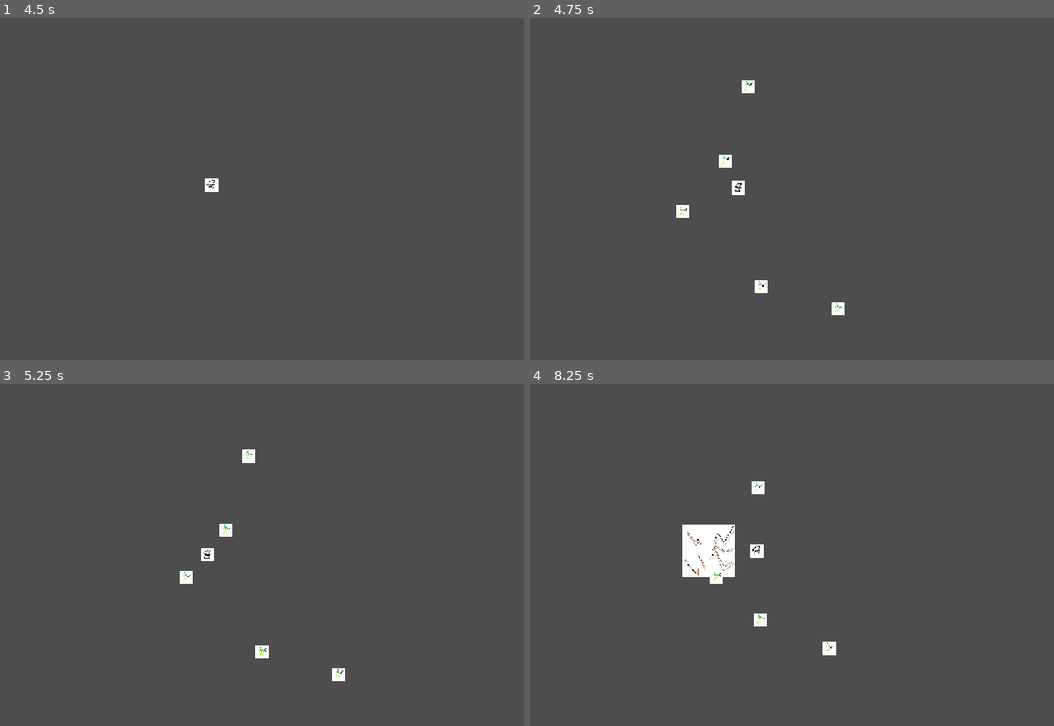
Above: before the commit, frames 1-4 (two rows, left to right).
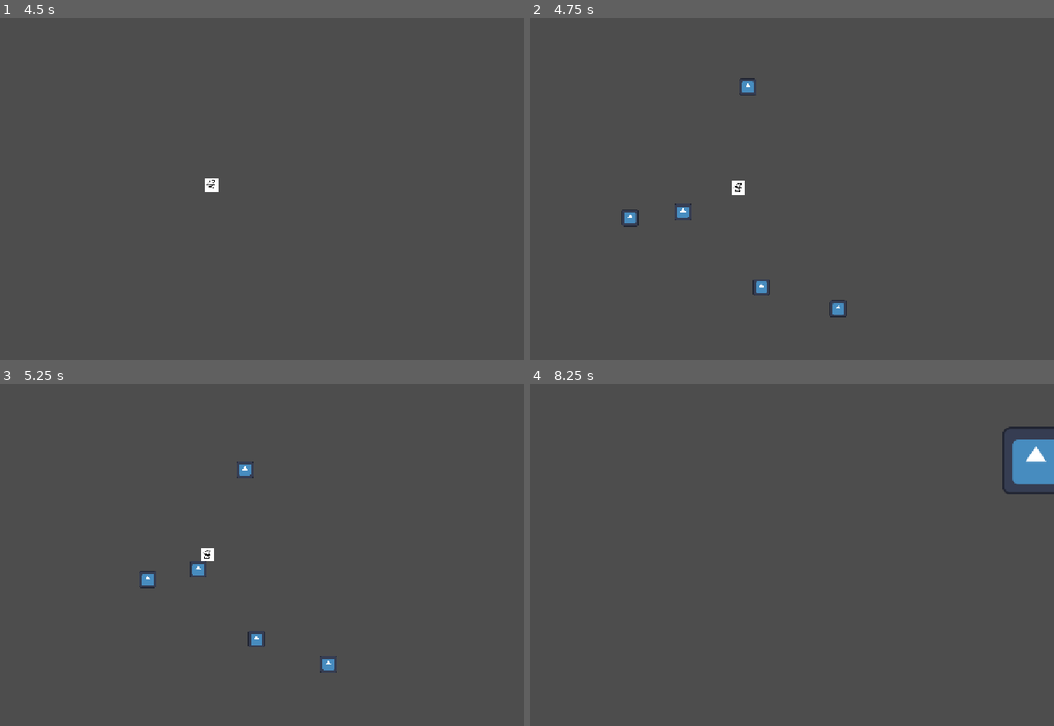
Above: after the commit, the same moments.

Repository: flowerFawn/XP-Based-Leveling
Game: Godot game, scene res://scenes/world.tscn
Two runs of this game, one before a commit and one after it. Both use one fixed random seed, a clock stepped at 60 frames per second and the inputs below. The engine's default icon, where the game draws it, is replaced by a stand-in: a white triangle on a blue panel in a dark square.
Inputs:
- Up to frame 1 (4.5 s): click "Learn" at 0.5 s; tap Enter at 1.25 s; hold D (player_right) 1.28-2.03 s; hold S (player_down) 2.03-2.78 s; hold D (player_right) 2.78-3.53 s; hold W (player_up) 3.53-4.28 s; hold A (player_left) from 4.28 s (still down)
- Up to frame 2 (4.75 s): keep holding A (player_left)
- Up to frame 3 (5.25 s): keep holding A (player_left)
- Up to frame 4 (8.25 s): release A (player_left) at 5.78 s; hold S (player_down) 5.78-6.53 s; hold D (player_right) 6.53-7.28 s; hold W (player_up) 7.28-8.03 s; hold D (player_right) from 8.03 s (still down)

Frame 1 is identical in both runs. In frame 2, 0.6% of the frame differs, in the area x 17-61%, y 17-88%; in frame 3, 0.9%; in frame 4, 3.2%, in the area x 29-100%, y 12-80%.

Commit message:
extra enemy customisability, with the ability to change scripts
also added bomber goblin to test this. right now it just starts off diving. I kinda like the idea of them being constantly bombarding you

Diff:
--- /dev/null
+++ b/resources/enemy types/bomber_goblin.tres
@@ -0,0 +1,21 @@
+[gd_resource type="Resource" script_class="EnemyType" load_steps=6 format=3 uid="uid://c6qqqoynid1fh"]
+
+[ext_resource type="Script" uid="uid://58cfsa1tna1q" path="res://scripts/resources/base resources/enemy_type.gd" id="1_1anod"]
+[ext_resource type="Resource" uid="uid://cj6251nhvsiy8" path="res://resources/movement types/straight_enemy_movement.tres" id="1_vxydo"]
+[ext_resource type="Texture2D" uid="uid://dc1k28qljxgix" path="res://icon.svg" id="3_vxydo"]
+[ext_resource type="Script" uid="uid://bdiusejrixhwa" path="res://scripts/enemy scripts/e_script_bomber.gd" id="4_vxydo"]
+
+[sub_resource type="CircleShape2D" id="CircleShape2D_nwiga"]
+radius = 50.0
+
+[resource]
+script = ExtResource("1_1anod")
+movement_type = ExtResource("1_vxydo")
+speed = 750.0
+contact_damage = 100.0
+xp_reward = 0.1
+base_health = 5.0
+collision = SubResource("CircleShape2D_nwiga")
+sprite = ExtResource("3_vxydo")
+unique_script = ExtResource("4_vxydo")
+metadata/_custom_type_script = "uid://58cfsa1tna1q"
--- /dev/null
+++ b/resources/movement types/bomber_enemy_movement.tres
@@ -0,0 +1,7 @@
+[gd_resource type="Resource" script_class="EnemyMovementBomber" load_steps=2 format=3 uid="uid://boghcrttgnp6l"]
+
+[ext_resource type="Script" uid="uid://cpy1fruup6071" path="res://scripts/resources/inherited resources/enemy movement types/e_movement_bomber.gd" id="1_5pxsw"]
+
+[resource]
+script = ExtResource("1_5pxsw")
+metadata/_custom_type_script = "uid://cpy1fruup6071"
--- a/scenes/enemy.tscn
+++ b/scenes/enemy.tscn
@@ -1,16 +1,14 @@
 [gd_scene load_steps=4 format=3 uid="uid://kpbomqm3o7r0"]
 
-[ext_resource type="Script" uid="uid://dde8uqg54ddvd" path="res://scripts/enemy.gd" id="1_7p1mj"]
+[ext_resource type="Script" uid="uid://dde8uqg54ddvd" path="res://scripts/enemy scripts/base_enemy.gd" id="1_7p1mj"]
 [ext_resource type="Texture2D" uid="uid://dc1k28qljxgix" path="res://icon.svg" id="2_md0e3"]
 
 [sub_resource type="CircleShape2D" id="CircleShape2D_md0e3"]
 radius = 0.01
 
-[node name="Enemy" type="Area2D" node_paths=PackedStringArray("node_sprite", "node_collision") groups=["Enemy"]]
+[node name="Enemy" type="Area2D" groups=["Enemy"]]
 collision_layer = 2
 script = ExtResource("1_7p1mj")
-node_sprite = NodePath("Icon")
-node_collision = NodePath("EnemyCollision")
 
 [node name="Icon" type="Sprite2D" parent="."]
 texture = ExtResource("2_md0e3")
--- a/scripts/enemy.gd
+++ b/scripts/enemy scripts/base_enemy.gd
@@ -3,11 +3,10 @@
 ##The enemy type resource that this enemy will be
 @export var enemy_type:EnemyType
 ##Nodes the enemy needs to be able to reference
-@export var node_sprite:Sprite2D
-@export var node_collision:CollisionShape2D
+var node_sprite:Sprite2D
+var node_collision:CollisionShape2D
 
-##For the constructor
-const enemy_scene_preload = preload("uid://kpbomqm3o7r0")
+
 
 ##Active versions of stats, so that a single resource can be used for every enemy type but individual enemies still change stats
 
@@ -23,7 +22,8 @@
 
 
 
-
+func misc_setup() -> void:
+	pass
 
 func _physics_process(delta: float) -> void:
 	move(current_direction * active_speed * delta)
@@ -48,7 +48,14 @@
 #endregion
 #region CONSTRUCTOR
 static func new_enemy(enemy_type:EnemyType) -> Enemy:
-	var new_enemy_instance:Enemy = enemy_scene_preload.instantiate()
+	var new_enemy_instance:Enemy = Enemy.new()
+	if enemy_type.unique_script != null:
+		new_enemy_instance.set_script(enemy_type.unique_script)
+	new_enemy_instance.add_to_group(&"Enemy")
+	new_enemy_instance.node_sprite = Sprite2D.new()
+	new_enemy_instance.node_collision = CollisionShape2D.new()
+	new_enemy_instance.add_child(new_enemy_instance.node_sprite)
+	new_enemy_instance.add_child(new_enemy_instance.node_collision)
 	new_enemy_instance.enemy_type = enemy_type
 	new_enemy_instance.intialise_enemy()
 	return new_enemy_instance
@@ -58,7 +65,7 @@
 	active_health = enemy_type.base_health
 	node_collision.shape = enemy_type.collision
 	node_sprite.texture = enemy_type.sprite
-
+	misc_setup()
 
 	connect("body_entered", collision_entered)
 #endregion
--- /dev/null
+++ b/scripts/enemy scripts/e_script_bomber.gd
@@ -0,0 +1,14 @@
+extends Enemy
+class_name EnemyBomber
+
+func update_direction() -> void:
+	if current_direction.is_zero_approx():
+		current_direction = enemy_type.movement_type.get_enemy_direction(global_position, GameInfo.player_position)
+
+func misc_setup() -> void:
+	const TIME_TILL_EXPLODES:float = 4.0
+	var explode_timer:Timer = Timer.new()
+	add_child(explode_timer)
+	await explode_timer.tree_entered
+	explode_timer.timeout.connect(die)
+	explode_timer.start(TIME_TILL_EXPLODES)
--- a/scripts/game_controller.gd
+++ b/scripts/game_controller.gd
@@ -19,10 +19,11 @@
 
 func spawn_enemy():
 	var spawn_position:Vector2 = GameInfo.player_position
-	while spawn_position.distance_squared_to(GameInfo.player_position) < 100 ** 2:
+	while spawn_position.distance_squared_to(GameInfo.player_position) < 300 ** 2:
 		spawn_position = Vector2(GameInfo.rnd.randi_range(GameInfo.player_position.x - 1000, GameInfo.player_position.x + 1000),
 		GameInfo.rnd.randi_range(GameInfo.player_position.y - 1000, GameInfo.player_position.y + 1000))
-	var new_enemy:Enemy = Enemy.new_enemy(preload("uid://bg3osrk3a4ni5"))
+	#var new_enemy:Enemy = Enemy.new_enemy(preload("uid://bg3osrk3a4ni5"))
+	var new_enemy:Enemy = Enemy.new_enemy(preload("uid://c6qqqoynid1fh"))
 	#var new_enemy:Enemy = Enemy.new_enemy(preload("uid://dqunbnln7x2n0"))
 	GameInfo.enemy_holder.add_child(new_enemy)
 	new_enemy.global_position = spawn_position
--- a/scripts/resources/base resources/enemy_type.gd
+++ b/scripts/resources/base resources/enemy_type.gd
@@ -26,3 +26,8 @@
 @export_group("Appearance")
 ##The image used for the enemy
 @export var sprite:Texture2D
+
+@export_group("Advanced")
+##The script that will replace the base enemy script. Should inherit from Enemy.
+##Prefer to use only values, but some mechanics will require a slightly different script (eg. bombers)
+@export var unique_script:GDScript
--- /dev/null
+++ b/scripts/resources/inherited resources/enemy movement types/e_movement_bomber.gd
@@ -0,0 +1,8 @@
+extends EnemyMovementType
+class_name EnemyMovementBomber
+var first_direction:Vector2 = Vector2.ZERO
+
+func get_enemy_direction(enemy_position:Vector2, player_position:Vector2) -> Vector2:
+	if first_direction.is_zero_approx():
+		first_direction = enemy_position.direction_to(player_position)
+	return first_direction
Renamed: scripts/enemy.gd.uid -> scripts/enemy scripts/base_enemy.gd.uid
Not shown, added: scripts/enemy scripts/e_script_bomber.gd.uid
Not shown, added: scripts/resources/inherited resources/enemy movement types/e_movement_bomber.gd.uid
